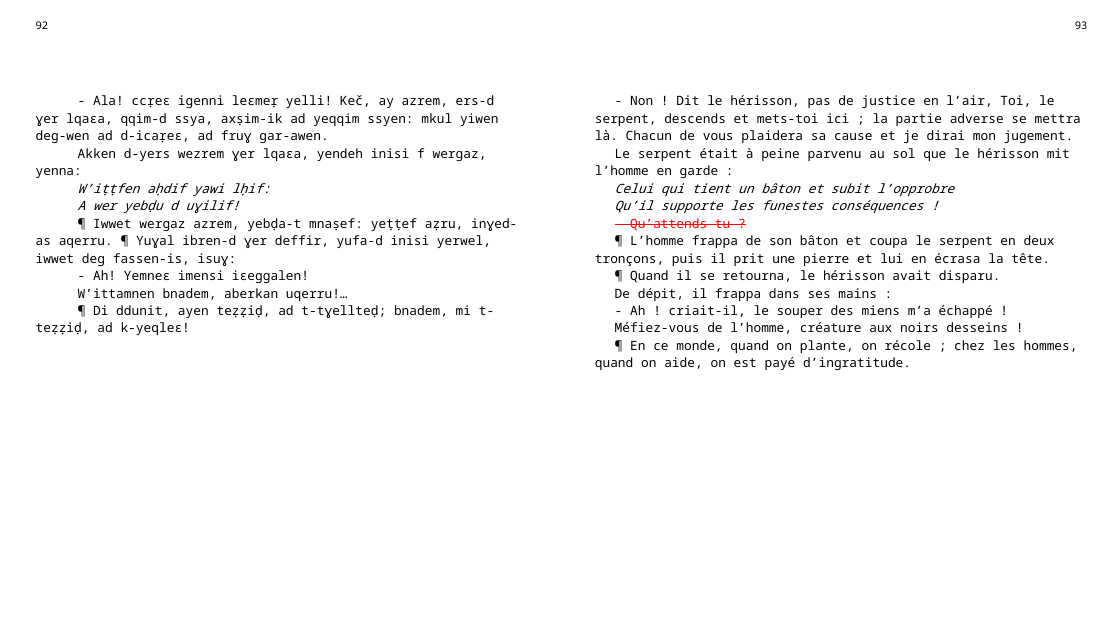
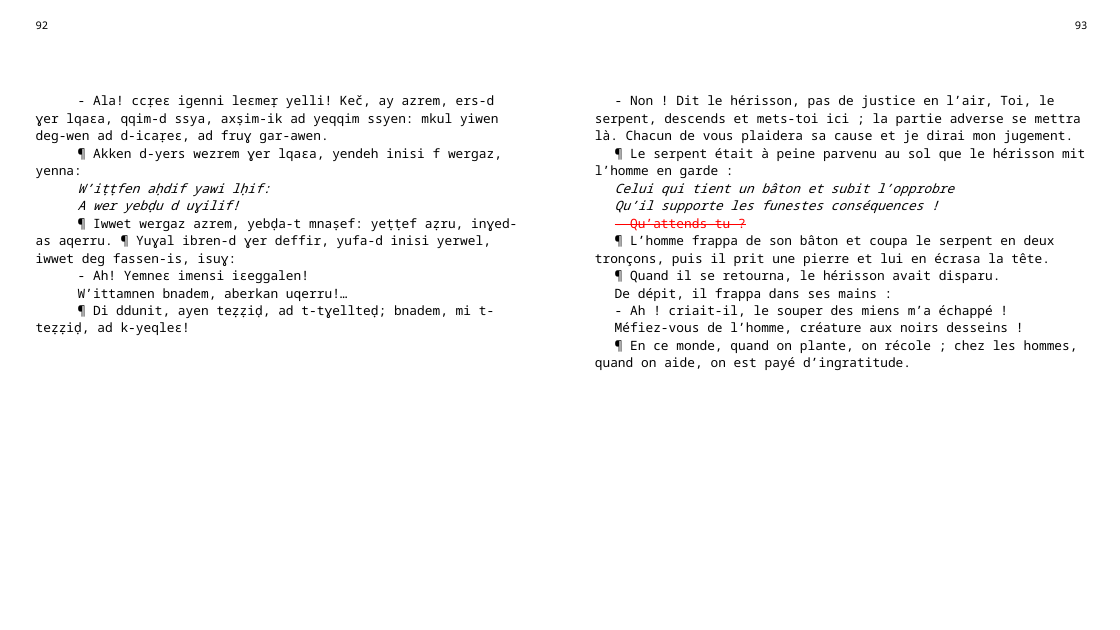
Before and after one commit to sferhah/tamacahut_n_wuccen, a slide deck: slide 42 of Uccen.ConsoleApp/uccen.pptx. Drawn at 1120x630 pixels with LibreOffice and Linux fonts; fonts in the diff are those of the drawing. Boxes give left, top, right and bottom in pixels: in the first picture for what was removed or moved away, otherwise in the second. Text is boxed around its words. In the diff, an @@ line names an element or a change of style, - is before the commit and + after.

```diff
--- a/Uccen.ConsoleApp/uccen.pptx
+++ b/Uccen.ConsoleApp/uccen.pptx
@@ table at (27,13,1096,607) @@
-row 3, column 1: - Ala! ccṛeɛ igenni leɛmeṛ yelli! Keč, ay azrem, ers-d ɣer lqaɛa, qqim-d ssya, axṣim-ik ad yeqqim ssyen: mkul yiwen deg-wen ad d-icaṛeɛ, ad fruɣ gar-awen. / Akken d-yers wezrem ɣer lqaɛa, yendeh inisi f wergaz, yenna: / W’iṭṭfen aḥdif yawi lḥif: / A wer yebḍu d uɣilif! / ¶ Iwwet wergaz azrem, yebḍa-t mnaṣef: yeṭṭef aẓru, inɣed-as aqerru. ¶ Yuɣal ibren-d ɣer deffir, yufa-d inisi yerwel, iwwet deg fassen-is, isuɣ: / - Ah! Yemneɛ imensi iɛeggalen! / W’ittamnen bnadem, aberkan uqerru!… / ¶ Di ddunit, ayen teẓẓiḍ, ad t-tɣellteḍ; bnadem, mi t-teẓẓiḍ, ad k-yeqleɛ!
+row 3, column 1: - Ala! ccṛeɛ igenni leɛmeṛ yelli! Keč, ay azrem, ers-d ɣer lqaɛa, qqim-d ssya, axṣim-ik ad yeqqim ssyen: mkul yiwen deg-wen ad d-icaṛeɛ, ad fruɣ gar-awen. / ¶ Akken d-yers wezrem ɣer lqaɛa, yendeh inisi f wergaz, yenna: / W’iṭṭfen aḥdif yawi lḥif: / A wer yebḍu d uɣilif! / ¶ Iwwet wergaz azrem, yebḍa-t mnaṣef: yeṭṭef aẓru, inɣed-as aqerru. ¶ Yuɣal ibren-d ɣer deffir, yufa-d inisi yerwel, iwwet deg fassen-is, isuɣ: / - Ah! Yemneɛ imensi iɛeggalen! / W’ittamnen bnadem, aberkan uqerru!… / ¶ Di ddunit, ayen teẓẓiḍ, ad t-tɣellteḍ; bnadem, mi t-teẓẓiḍ, ad k-yeqleɛ!
-row 3, column 3: - Non ! Dit le hérisson, pas de justice en l’air, Toi, le serpent, descends et mets-toi ici ; la partie adverse se mettra là. Chacun de vous plaidera sa cause et je dirai mon jugement. / Le serpent était à peine parvenu au sol que le hérisson mit l’homme en garde : / Celui qui tient un bâton et subit l’opprobre / Qu’il supporte les funestes conséquences ! / - Qu’attends-tu ? / ¶ L’homme frappa de son bâton et coupa le serpent en deux tronçons, puis il prit une pierre et lui en écrasa la tête. / ¶ Quand il se retourna, le hérisson avait disparu. / De dépit, il frappa dans ses mains : / - Ah ! criait-il, le souper des miens m’a échappé ! / Méfiez-vous de l’homme, créature aux noirs desseins ! / ¶ En ce monde, quand on plante, on récole ; chez les hommes, quand on aide, on est payé d’ingratitude.
+row 3, column 3: - Non ! Dit le hérisson, pas de justice en l’air, Toi, le serpent, descends et mets-toi ici ; la partie adverse se mettra là. Chacun de vous plaidera sa cause et je dirai mon jugement. / ¶ Le serpent était à peine parvenu au sol que le hérisson mit l’homme en garde : / Celui qui tient un bâton et subit l’opprobre / Qu’il supporte les funestes conséquences ! / - Qu’attends-tu ? / ¶ L’homme frappa de son bâton et coupa le serpent en deux tronçons, puis il prit une pierre et lui en écrasa la tête. / ¶ Quand il se retourna, le hérisson avait disparu. / De dépit, il frappa dans ses mains : / - Ah ! criait-il, le souper des miens m’a échappé ! / Méfiez-vous de l’homme, créature aux noirs desseins ! / ¶ En ce monde, quand on plante, on récole ; chez les hommes, quand on aide, on est payé d’ingratitude.
```
Also in this commit, not shown: 1 other file.
